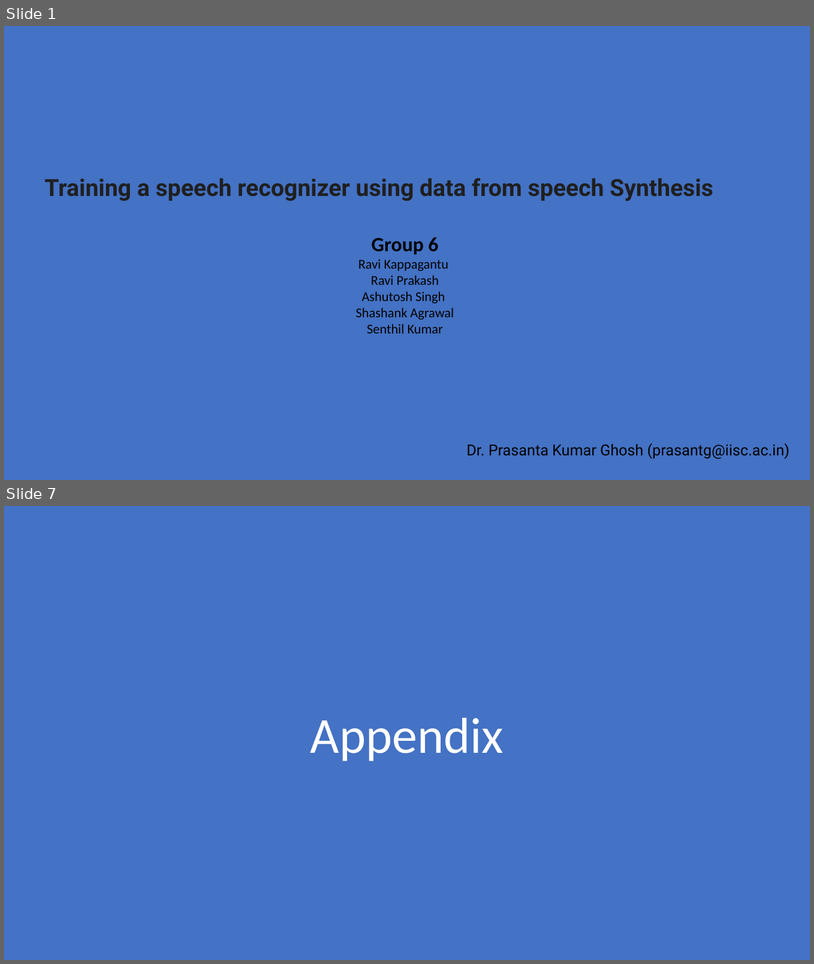
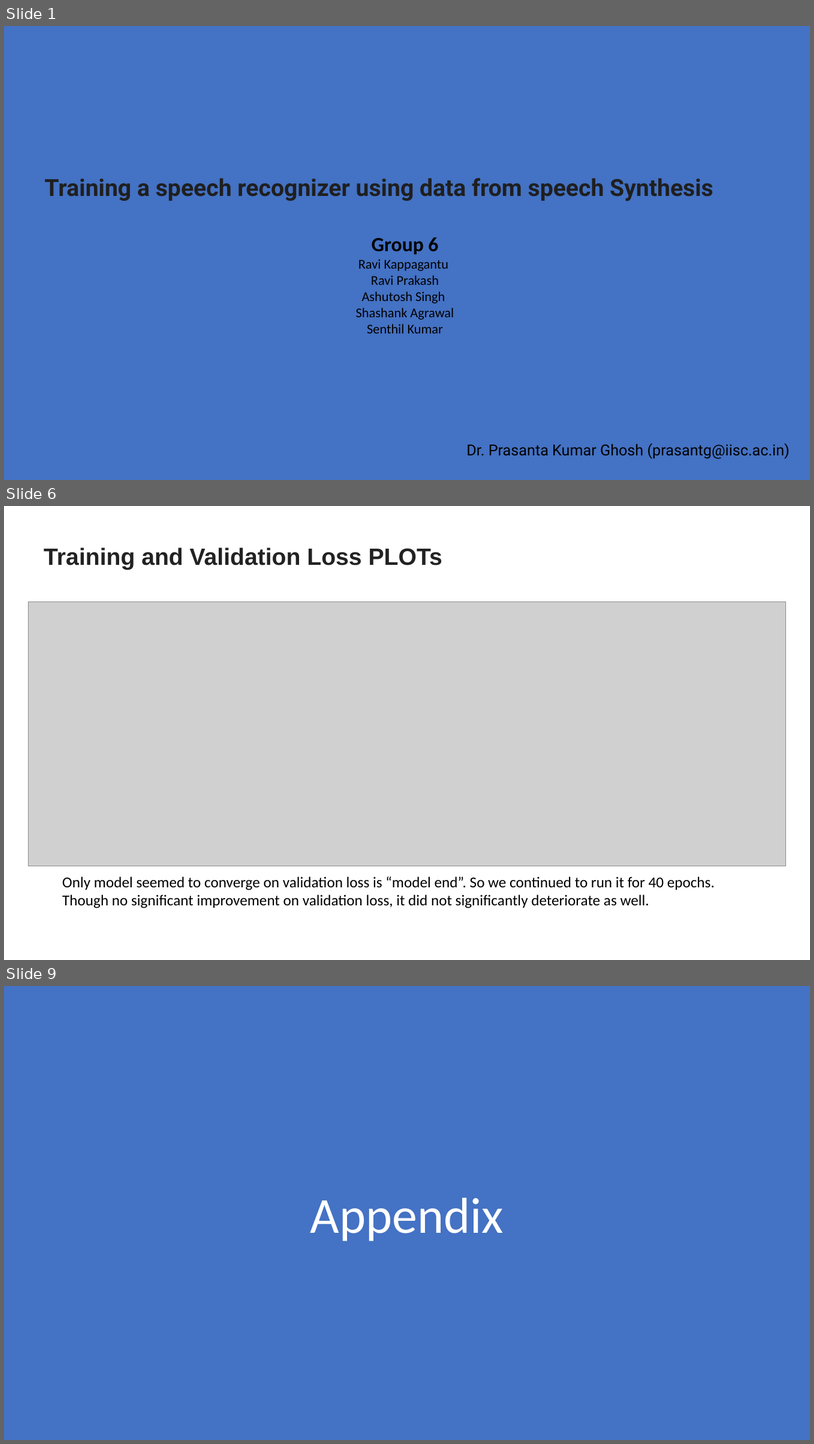
Before and after one commit to ravi-devgoblet/iisc_cohort4_group6_capstone, a slide deck: project_docs/Group 6 Capstone Project Presentation.pptx. Shown one above the other, each under a label of ours: slides 1 and 7 before the commit, slides 1, 6 and 9 after it; the slides between them are not shown. The pictures are 814x964 and 814x1444 pixels, drawn with LibreOffice and Linux fonts; fonts in the diff are those of the drawing; grey boxes stand for pictures. Boxes give left, top, right and bottom in pixels: in the first picture for what was removed or moved away, otherwise in the second. Text is boxed around its words. In the diff, an @@ line names an element or a change of style, - is before the commit and + after.

```diff
--- a/project_docs/Group 6 Capstone Project Presentation.pptx
+++ b/project_docs/Group 6 Capstone Project Presentation.pptx
@@ slide 6 added at (4,506,810,960), background #FFFFFF @@
@@ text added at (44,547,443,570), 28 pt, text #222222, bold @@
+Training and Validation Loss PLOTs
@@ text added at (45,549,62,564), 16 pt, text #000000 @@
+Tra
@@ picture added at (28,601,786,866) @@
@@ text added at (62,876,715,908), 18 pt, text #000000 @@
+Only model seemed to converge on validation loss is “model end”. So we continued to run it for 40 epochs. Though no significant improvement on validation loss, it did not significantly deteriorate as well.
@@ what was slide 7 is now slide 9 @@
```
Also in this commit, not shown: 3 slides changed, 3 other slides added, 4 slides removed.
